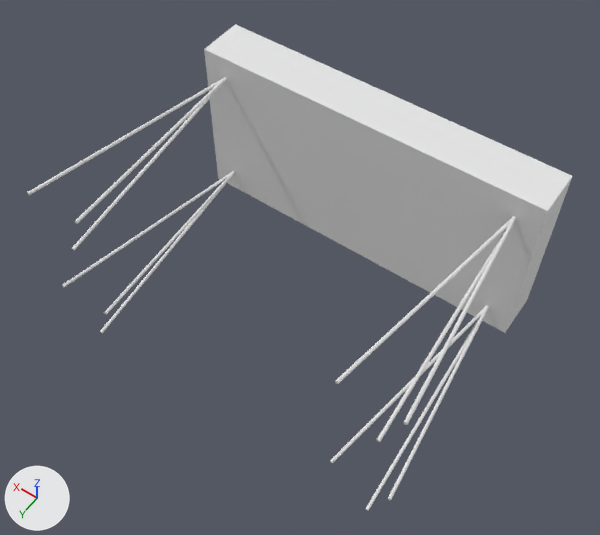
Two versions of the OBJ model models/simple_7inch_flat/vinyl_record_storage.obj, one commit apart.
Both versions are drawn from a 50 mm camera at (-12.3, 59.8, 84.2) aimed at (21.7, 12.2, 9.4). Arrows for +X, +Y and +Z are at lower left; the lights stay in place. The first picture is the older version. Where no turn or scale is listed for an object, it has been applied to the vertices. Vertices at exactly the same position are counted once.

In view in the first picture: 'vinyl_record_storage'.
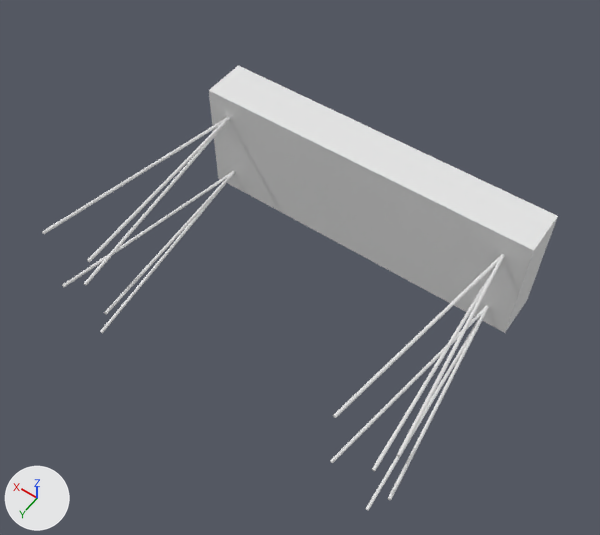
The change, as a diff of the scene's bpy script:
```diff
--- a/models/simple_7inch_flat/vinyl_record_storage.obj.py
+++ b/models/simple_7inch_flat/vinyl_record_storage.obj.py
@@ me_vinyl_record_storage @@
 # used by ob_vinyl_record_storage; location = (0.0, 0.0, 0.0)
-me_vinyl_record_storage.from_pydata(...)  # 844 vertices, 1644 faces; spans x -0.6..45.2, y -6.0..28.0, z -1.0..22.0
+me_vinyl_record_storage.from_pydata(...)  # 844 vertices, 1644 faces; spans x -0.6..45.2, y -6.0..28.0, z -1.0..15.8
+# me_vinyl_record_storage part 1: the loose piece of 196 vertices spanning x -0.6..6.7, y 0.0..28.0, z 15.0..21.3 is moved by (0.0, 0.0, -6.2)
+# me_vinyl_record_storage part 2: the loose piece of 196 vertices spanning x 37.9..45.2, y 0.0..28.0, z 15.0..21.3 is moved by (0.0, 0.0, -6.2)
+# me_vinyl_record_storage part 3: all 11 vertices in x 0.0..9.7, y -6.0..0.0, z 21.2..22.0 are moved by (0.0, 0.0, -6.2)
+# me_vinyl_record_storage part 4: all 11 vertices in x 34.8..44.5, y -6.0..0.0, z 21.2..22.0 are moved by (0.0, 0.0, -6.2)
+# other edits to the shape of me_vinyl_record_storage do not show in these pictures
```

Where the change shows, as pixel boxes [x1, y1, x2, y2] in the pictures (600 x 535 px; the box of a moved part takes in the faces that stretch with it):
'vinyl_record_storage', reshaped (8% shorter): before [27, 24, 573, 511]; after [42, 65, 558, 511]
part 1 of me_vinyl_record_storage, moved or reshaped: before [335, 216, 516, 442]; after [333, 254, 505, 472]
part 2 of me_vinyl_record_storage, moved or reshaped: before [27, 77, 227, 251]; after [42, 117, 230, 285]
part 3 of me_vinyl_record_storage, moved or reshaped: before [227, 173, 573, 333]; after [227, 182, 558, 333]
part 4 of me_vinyl_record_storage, moved or reshaped: before [204, 24, 566, 208]; after [209, 65, 551, 247]
